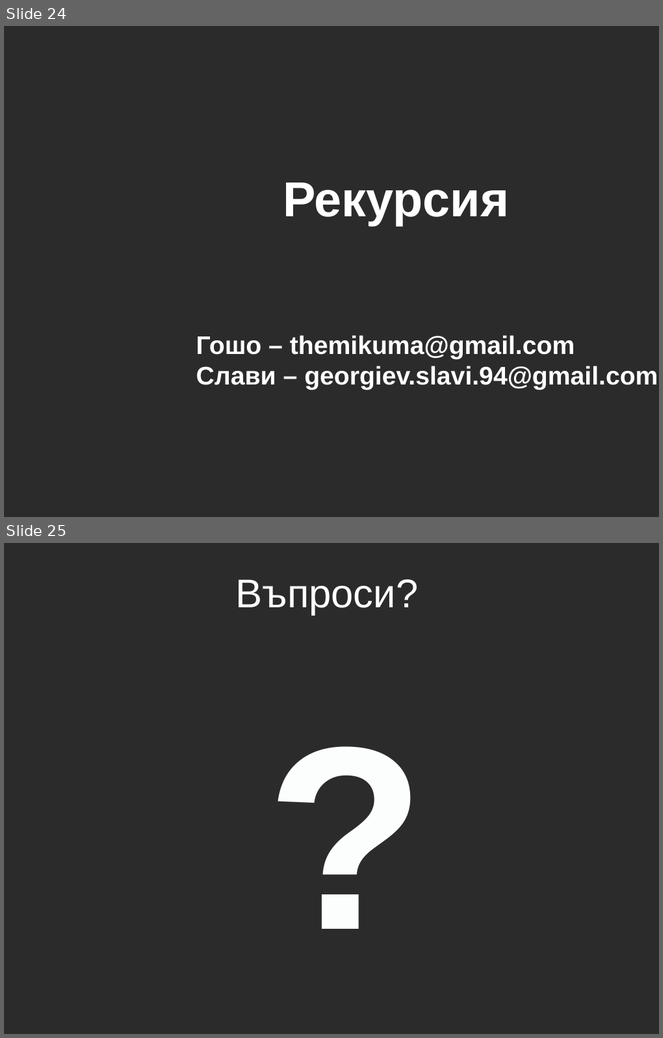
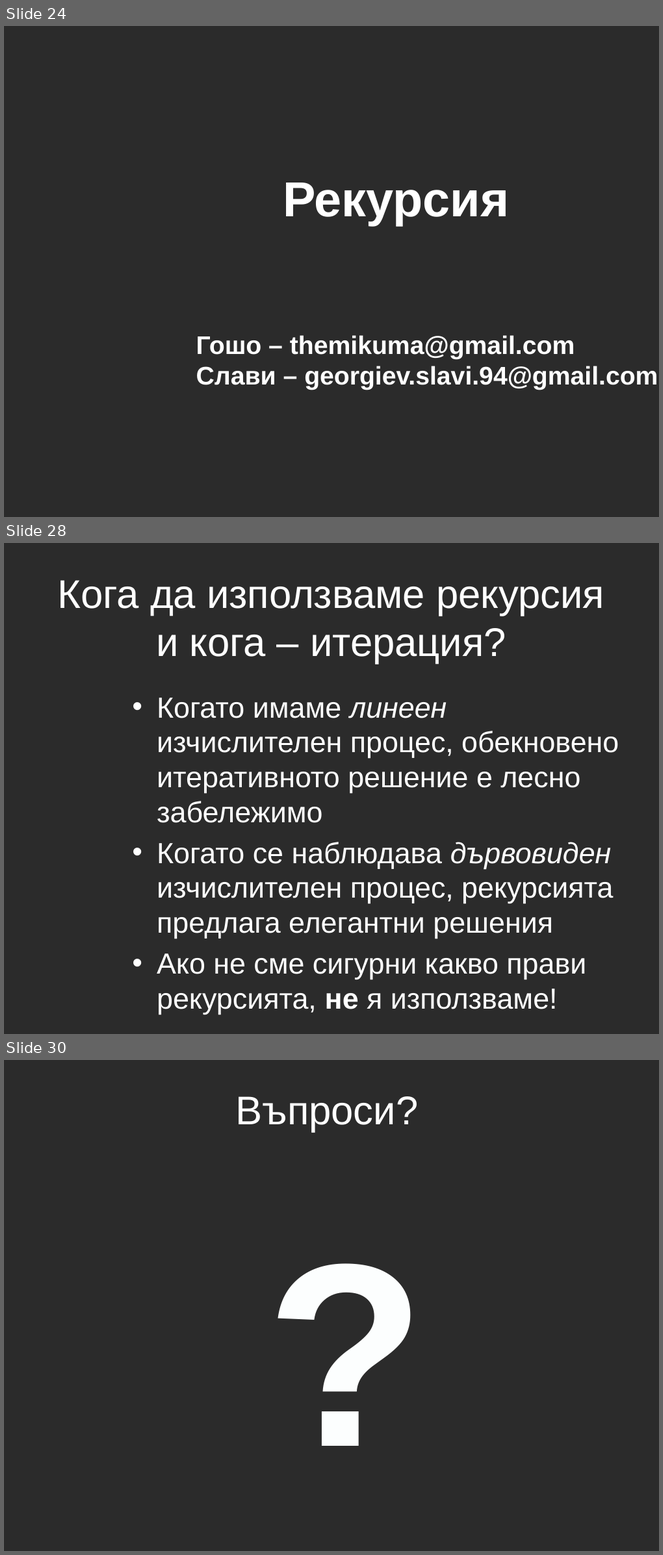
Before and after one commit to aslv/1300ruc, a slide deck: Lecture5/Lecture5.pptx. Shown one above the other, each under a label of ours: slides 24 and 25 before the commit, slides 24, 28 and 30 after it; the slides between them are not shown. The pictures are 663x1038 and 663x1555 pixels, drawn with LibreOffice and Linux fonts; fonts in the diff are those of the drawing; background and template pictures are left out; a plain dark background stands for a picture behind light text. Boxes give left, top, right and bottom in pixels: in the first picture for what was removed or moved away, otherwise in the second. Text is boxed around its words. In the diff, an @@ line names an element or a change of style, - is before the commit and + after.

Commit message:
presentation lecture 5 ready

```diff
--- a/Lecture5/Lecture5.pptx
+++ b/Lecture5/Lecture5.pptx
@@ slide 28 added at [4,543,659,1034], background picture (left out) @@
@@ title added at [58,580,605,664], 44 pt, text #FFFFFF @@
+Кога да използваме рекурсия и кога – итерация?
@@ text added at [157,698,619,1015], 32 pt, text #FFFFFF @@
+• Когато имаме линеен изчислителен процес, обекновено итеративното решение е лесно забележимо
+• Когато се наблюдава дървовиден изчислителен процес, рекурсията предлага елегантни решения
+• Ако не сме сигурни какво прави рекурсията, не я използваме!
@@ what was slide 25 is now slide 30 @@
```
Also in this commit, not shown: 4 other slides added.
